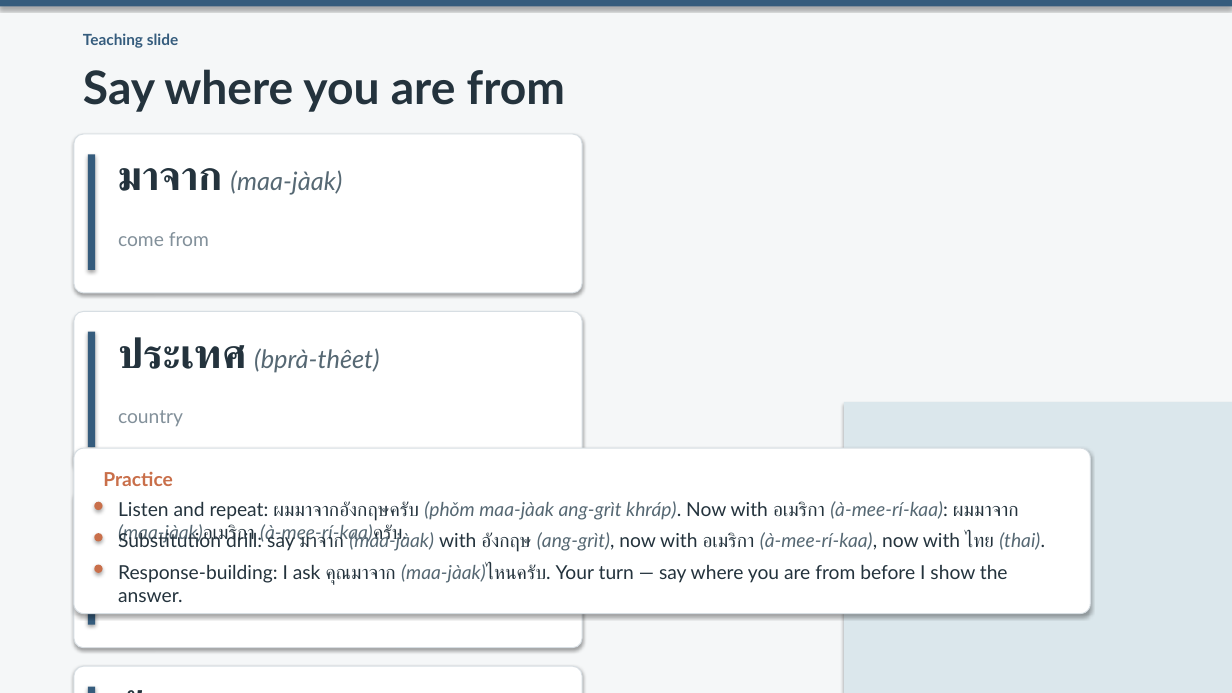
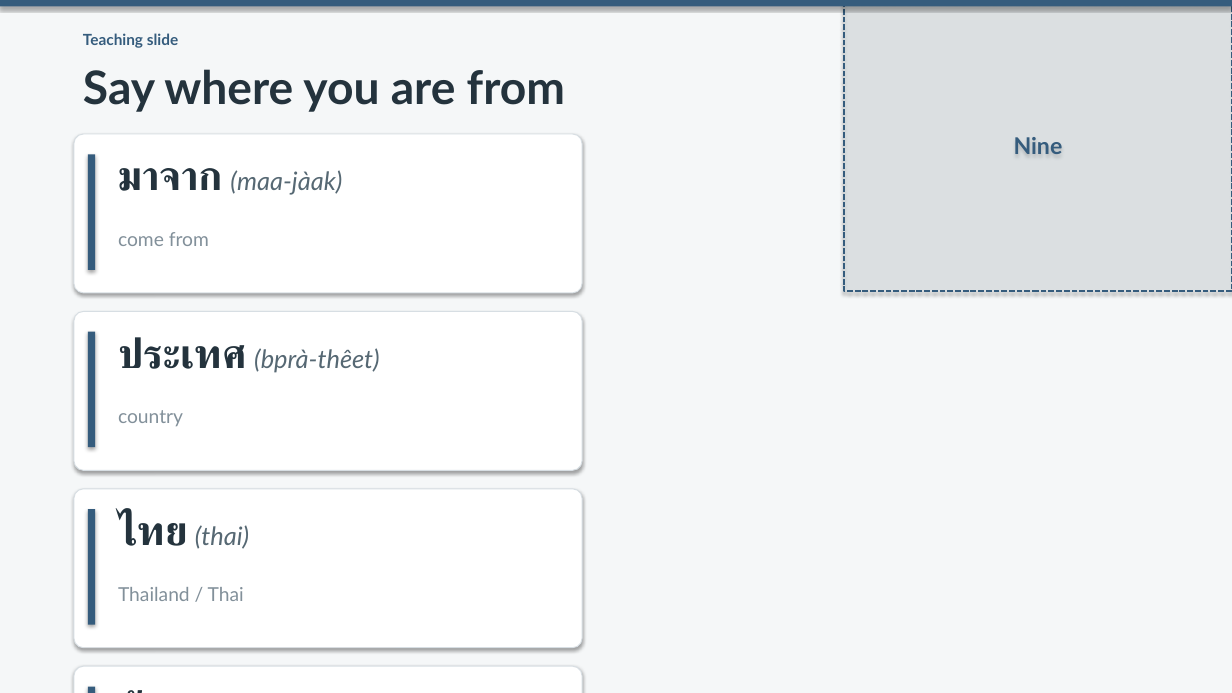
Before and after one commit to OTFTCS/thai-nine, a slide deck: slide 4 of course/modules/M01/L002/M01-L002-deck.pptx. Drawn at 1232x693 pixels with LibreOffice and Linux fonts; fonts in the diff are those of the drawing. Boxes give left, top, right and bottom in pixels: in the first picture for what was removed or moved away, otherwise in the second. Text is boxed around its words. In the diff, an @@ line names an element or a change of style, - is before the commit and + after.

```diff
--- a/course/modules/M01/L002/M01-L002-deck.pptx
+++ b/course/modules/M01/L002/M01-L002-deck.pptx
@@ rectangle added at box(844, 0, 1232, 291), fill #DBE7EC at 30% opacity, outline #355C7D 1.5 pt dashed, 18 pt, text #355C7D, bold @@
+Nine
@@ rectangle removed at box(844, 402, 1232, 693) @@
@@ rounded rectangle removed at box(74, 448, 1091, 614) @@
@@ text removed at box(103, 472, 173, 486) @@
-Practice
@@ ellipse removed at box(94, 502, 103, 510) @@
@@ text removed at box(118, 501, 1019, 543) @@
-Listen and repeat: ผมมาจากอังกฤษครับ (phǒm maa-jàak ang-grìt khráp). Now with อเมริกา (à-mee-rí-kaa): ผมมาจาก (maa-jàak)อเมริกา (à-mee-rí-kaa)ครับ.
@@ ellipse removed at box(94, 533, 103, 542) @@
@@ text removed at box(118, 531, 1045, 552) @@
-Substitution drill: say มาจาก (maa-jàak) with อังกฤษ (ang-grìt), now with อเมริกา (à-mee-rí-kaa), now with ไทย (thai).
@@ text added at box(118, 513, 249, 549), 19.8 pt, text #566873, italic @@
+ไทย (thai)
@@ ellipse removed at box(94, 565, 103, 573) @@
@@ text removed at box(118, 562, 1008, 585) @@
-Response-building: I ask คุณมาจาก (maa-jàak)ไหนครับ. Your turn — say where you are from before I show the answer.
@@ text added at box(118, 587, 244, 601), 15 pt, text #82909A @@
+Thailand / Thai
```
Also in this commit, not shown: 8 other slides changed, 4 other files.
